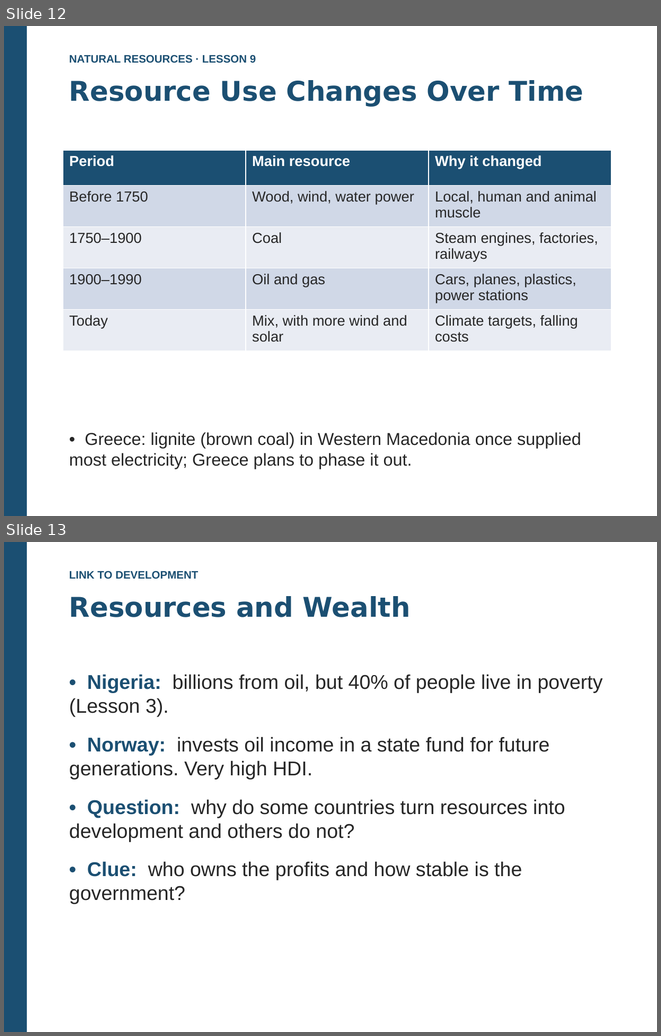
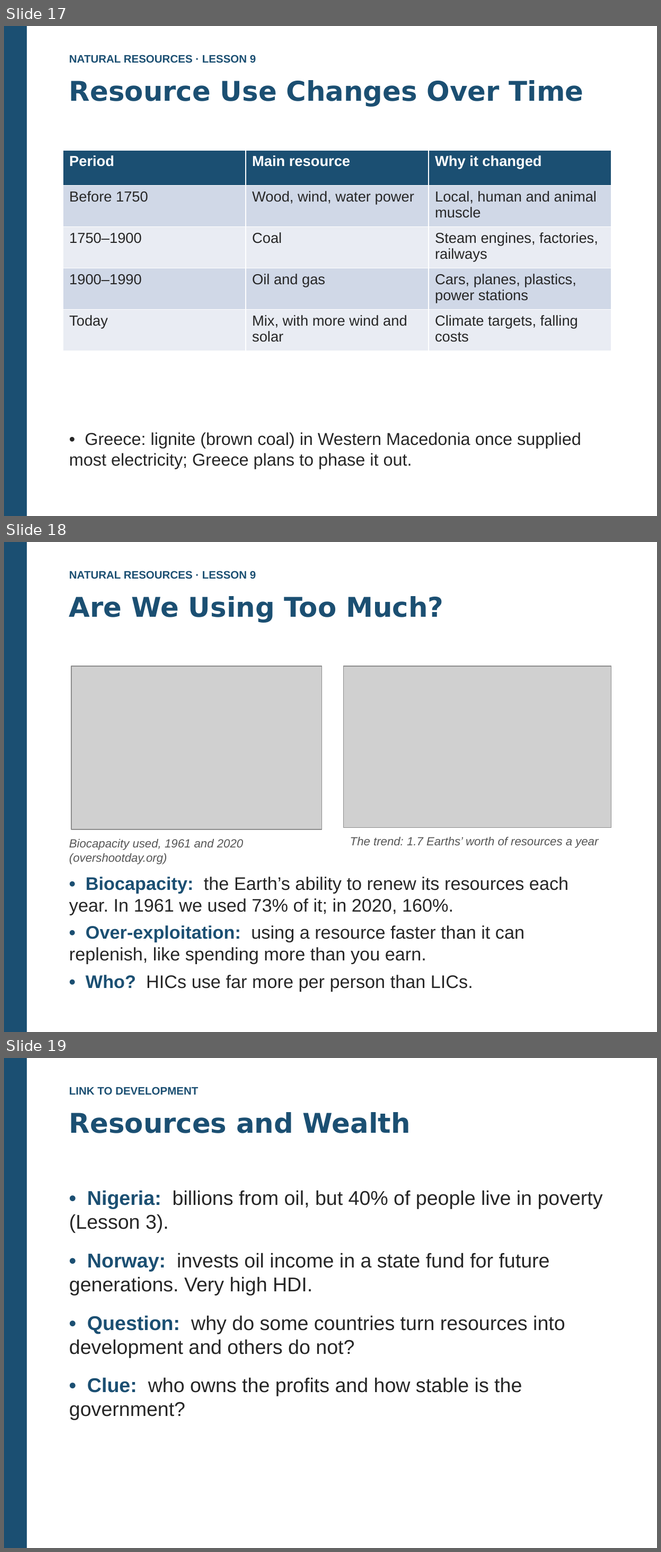
Before and after one commit to kalzei/seeh, a slide deck: materials/s6/geo/9.EN_Geo_NaturalResources_L9_WhatAreResources.pptx. Shown one above the other, each under a label of ours: slides 12 and 13 before the commit, slides 17, 18 and 19 after it. The pictures are 661x1036 and 661x1552 pixels, drawn with LibreOffice and Linux fonts; fonts in the diff are those of the drawing; grey boxes stand for pictures. Boxes give left, top, right and bottom in pixels: in the first picture for what was removed or moved away, otherwise in the second. Text is boxed around its words. In the diff, an @@ line names an element or a change of style, - is before the commit and + after.

```diff
--- a/materials/s6/geo/9.EN_Geo_NaturalResources_L9_WhatAreResources.pptx
+++ b/materials/s6/geo/9.EN_Geo_NaturalResources_L9_WhatAreResources.pptx
@@ slide 18 added at (4, 542, 657, 1032), background #FFFFFF @@
@@ rectangle added at (4, 542, 27, 1032), fill #1B4F72 @@
@@ text added at (69, 571, 256, 579), 12 pt, text #1B4F72, bold @@
+NATURAL RESOURCES · LESSON 9
@@ text added at (69, 596, 443, 622), 30 pt, text #1B4F72, bold @@
+Are We Using Too Much?
@@ picture added at (71, 666, 322, 829) @@
@@ picture added at (344, 666, 611, 827) @@
@@ text added at (69, 839, 243, 864), 13 pt, text #555555, italic @@
+Biocapacity used, 1961 and 2020 (overshootday.org)
@@ text added at (350, 837, 598, 848), 13 pt, text #555555, italic @@
+The trend: 1.7 Earths’ worth of resources a year
@@ text added at (69, 876, 568, 991), 20 pt, text #262626 @@
+• Biocapacity: the Earth’s ability to renew its resources each year. In 1961 we used 73% of it; in 2020, 160%.
+• Over-exploitation: using a resource faster than it can replenish, like spending more than you earn.
+• Who? HICs use far more per person than LICs.
@@ what was slide 12 is now slide 17 @@
@@ what was slide 13 is now slide 19 @@
```
Also in this commit, not shown: 11 other slides added, 1 other file.
